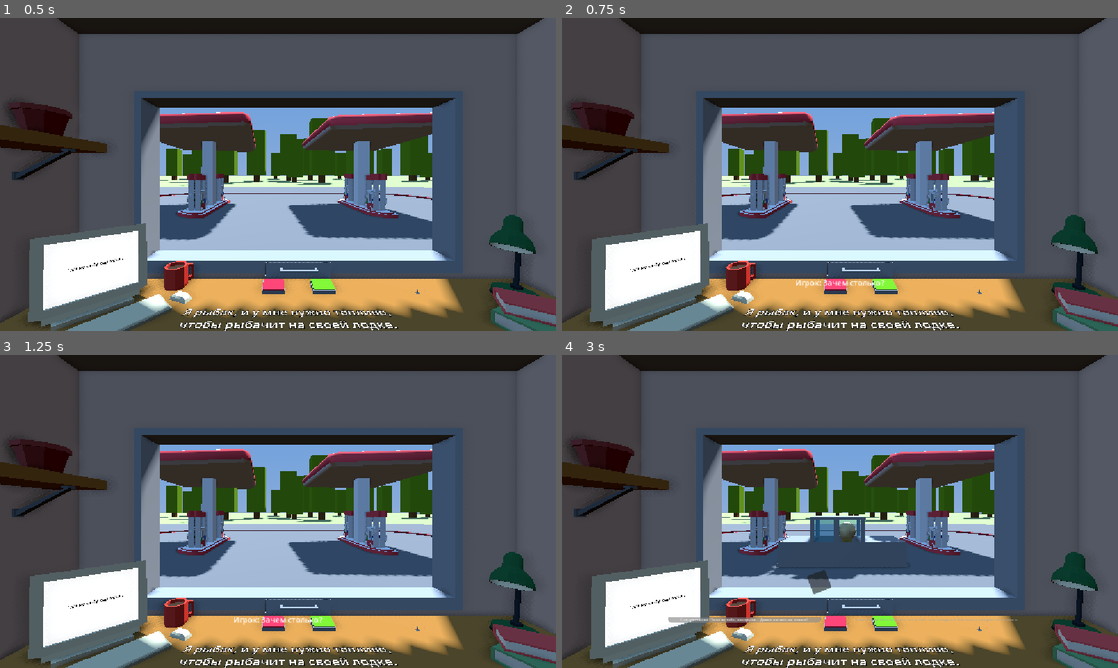
Above: before the commit, frames 1-4 (two rows, left to right).
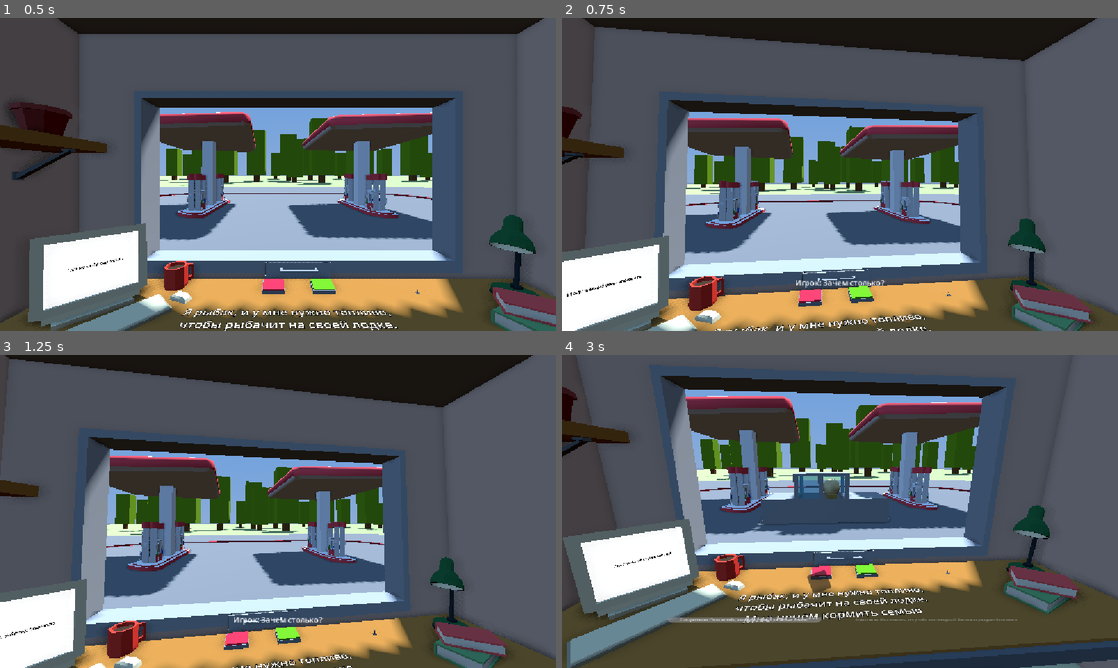
Above: after the commit, the same moments.

Repository: RolicsVin/AZS
Game: Godot game, scene res://scenes/game.tscn
Same seed, same stepped clock (60 frames per second), same inputs: the game is played once before the commit and once after it. This scene is started directly instead of the project's main scene.
Inputs (mouse positions are in pixels of both pictures, inside the frame that each line leads up to):
- Up to frame 1 (0.5 s): no input
- Up to frame 2 (0.75 s): tap Enter (ui_accept) at 0.5 s; move the mouse to (962, 158) at 0.52 s; hold Right (ui_right) from 0.53 s (still down); click (962, 158) at 0.6 s
- Up to frame 3 (1.25 s): keep holding Right (ui_right); tap Enter (ui_accept) at 0.77 s
- Up to frame 4 (3 s): move the mouse to (728, 527) at 1.27 s; release Right (ui_right) at 1.28 s; hold Down (ui_down) 1.28-2.03 s; click (728, 527) at 1.35 s; tap Enter (ui_accept) at 1.52 s; move the mouse to (895, 442) at 2.02 s; hold Right (ui_right) 2.03-2.78 s; click (895, 442) at 2.1 s; move the mouse to (812, 574) at 2.77 s; hold Up (ui_up) from 2.78 s (still down); click (812, 574) at 2.85 s

Frame 1 is identical in both runs. In frame 2, 48% of the frame differs, in the area x 0-100%, y 0-100%; in frame 3, 58%; in frame 4, 71%.

Commit message:
Fix game camera hold point references

Diff:
--- a/scenes/game.tscn
+++ b/scenes/game.tscn
@@ -1154,9 +1154,11 @@
 transform = Transform3D(1, 0, 0, 0, 1, 0, 0, 0, 1, 0.1985321, -0.0579834, 0)
 shape = SubResource("BoxShape3D_oq1mk")
 
-[node name="Camera3D" type="Camera3D" parent="." unique_id=1287069292]
+[node name="Camera3D" type="Camera3D" parent="." unique_id=1287069292 node_paths=PackedStringArray("rotation_point", "position_point")]
 transform = Transform3D(0.99999994, 0, 0, 0, 1, 0, 0, 0, 0.99999994, -0.03702569, 1.0806606, -1.4133594)
 script = ExtResource("36_m4url")
+rotation_point = NodePath("../CameraHoldPoints/HoldPont1")
+position_point = NodePath("../CameraHoldPoints/HoldPoint2")
 
 [node name="CameraHoldPoints" type="Node3D" parent="." unique_id=882987782]
 
